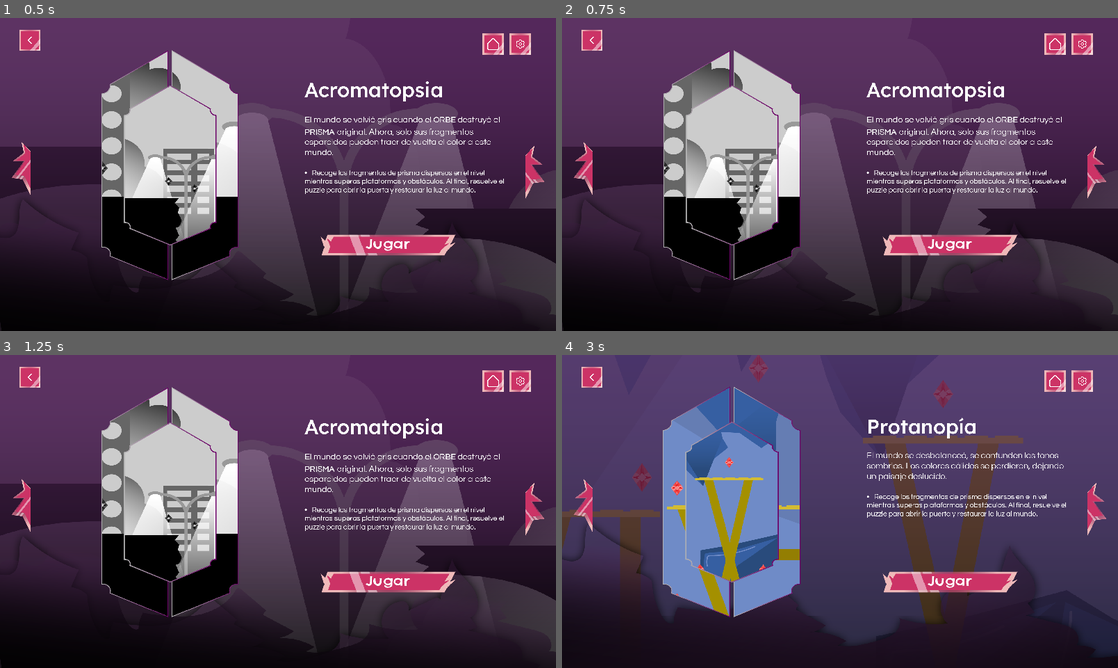
Above: before the commit, frames 1-4 (two rows, left to right).
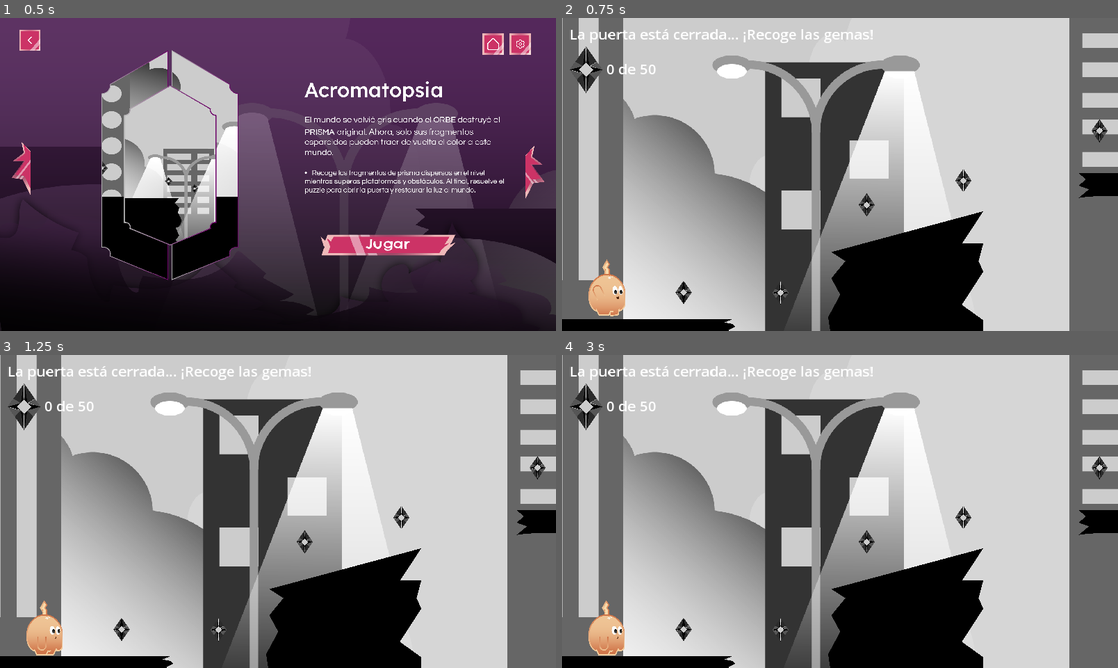
Above: after the commit, the same moments.

Repository: Galeceon/Platform-thesis
Game: Godot game, scene res://Assets/Scenes/UI/LevelSelect.tscn
The game is run twice, just before and just after one commit, with the same random seed, the same clock (stepped at 60 frames per second) and the same inputs. This scene is started directly instead of the project's main scene. Sound files missing from this copy of the repository are replaced by a short silence.
Inputs (mouse positions are in pixels of both pictures, inside the frame that each line leads up to):
- Up to frame 1 (0.5 s): no input
- Up to frame 2 (0.75 s): click (951, 246) at 0.5 s
- Up to frame 3 (1.25 s): no input
- Up to frame 4 (3 s): click (951, 583) at 1.27 s; click (1095, 508) at 2.02 s; click (1095, 508) at 2.77 s

Frame 1 is identical in both runs. In frame 2, 92% of the frame differs, in the area x 0-100%, y 0-100%; in frame 3, 92%; in frame 4, 98%.

Commit message:
Update LevelSelect.tscn

Diff:
--- a/Assets/Scenes/UI/LevelSelect.tscn
+++ b/Assets/Scenes/UI/LevelSelect.tscn
@@ -15,11 +15,16 @@
 [ext_resource type="Texture2D" uid="uid://bu67mb18jcf7k" path="res://Assets/Sprites/UI/Botones/Modo Claro/regresar.png" id="6_t3umq"]
 [ext_resource type="Texture2D" uid="uid://jedceknmw447" path="res://Assets/Sprites/UI/Botones/Modo Claro/es_inicio.png" id="7_owiwc"]
 [ext_resource type="Texture2D" uid="uid://qwk6uqvjlpoh" path="res://Assets/Sprites/UI/Botones/Modo Claro/configuracion.png" id="8_g4m6a"]
+[ext_resource type="PackedScene" uid="uid://dwqbvs4je8b66" path="res://Assets/Scenes/Areas/01.tscn" id="10_wofe7"]
+[ext_resource type="PackedScene" uid="uid://bvd0ph2m5cws7" path="res://Assets/Scenes/Areas/02.tscn" id="11_6vc7b"]
+[ext_resource type="PackedScene" uid="uid://bxhsrv5g5imno" path="res://Assets/Scenes/Areas/03.tscn" id="12_c4cdr"]
+[ext_resource type="PackedScene" uid="uid://baycajoxmvnaa" path="res://Assets/Scenes/Areas/04.tscn" id="13_nmg05"]
 
 [node name="LevelSelect" type="CanvasLayer"]
 script = ExtResource("1_ivo8t")
 previews = Array[Texture2D]([ExtResource("4_tw78i"), ExtResource("3_ihgcx"), ExtResource("4_tmcxy"), ExtResource("5_gnkh7")])
 fondos = Array[Texture2D]([ExtResource("3_po3yl"), ExtResource("2_cp470"), ExtResource("4_wrfaw"), ExtResource("5_dway1")])
+level_scenes = Array[PackedScene]([ExtResource("10_wofe7"), ExtResource("11_6vc7b"), ExtResource("12_c4cdr"), ExtResource("13_nmg05")])
 
 [node name="Fondo" type="TextureRect" parent="."]
 offset_right = 1153.0
Not shown: 1 places in Assets/Scenes/UI/LevelSelect.tscn that only renumber resources
